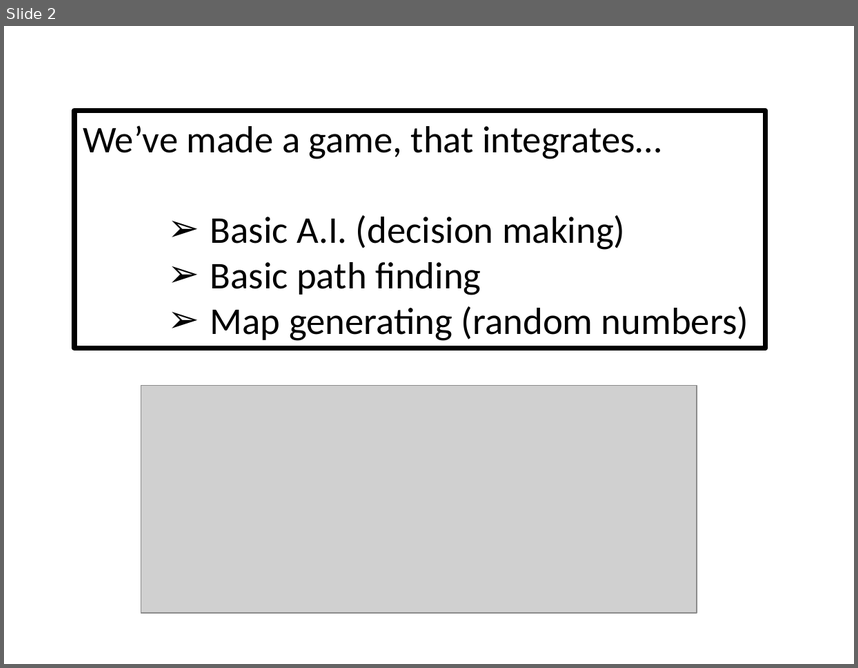
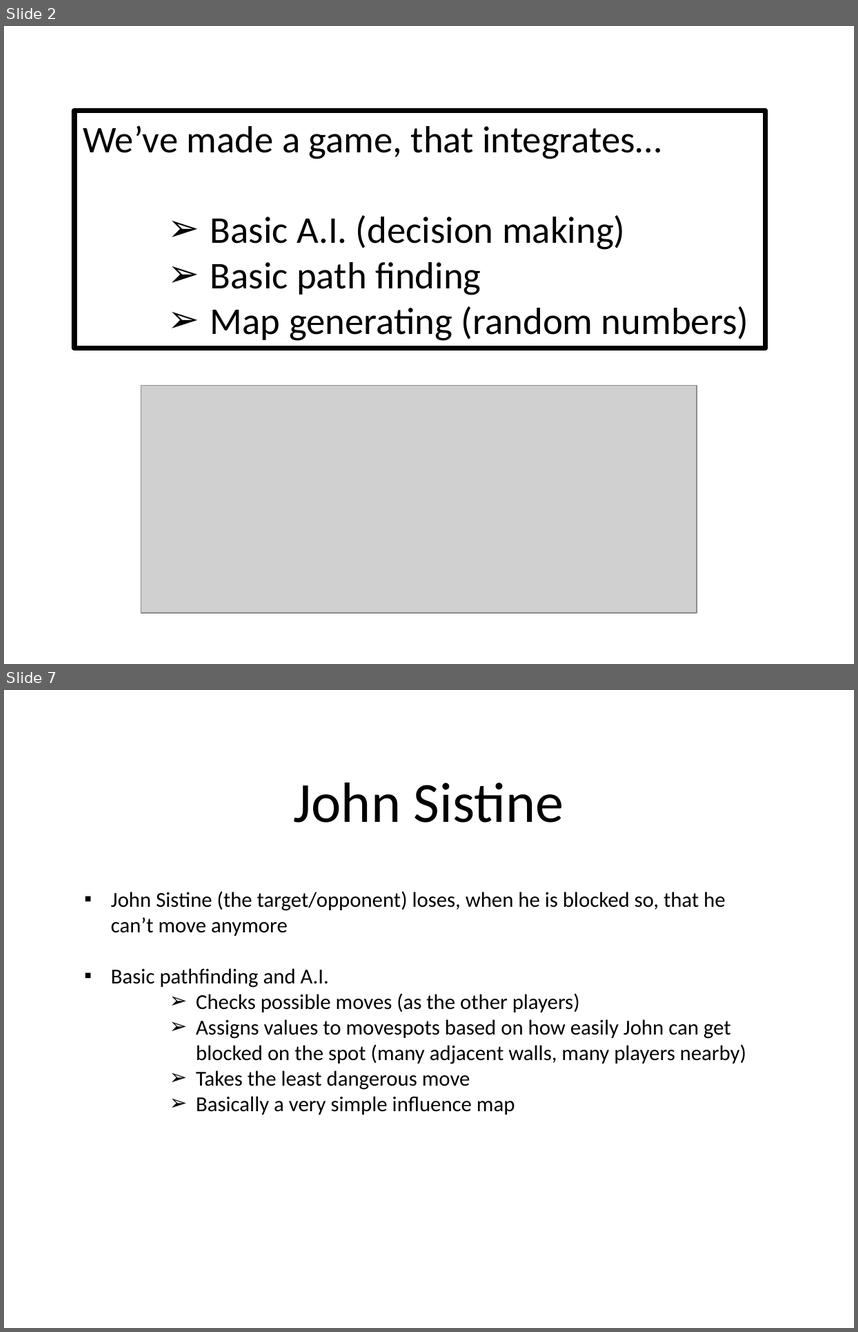
Before and after one commit to Siksjuh/Blocker, a slide deck: BlockerPresentation.pptx. Shown one above the other, each under a label of ours: slide 2 before the commit, slides 2 and 7 after it; the slides between them are not shown. The pictures are 858x668 and 858x1332 pixels, drawn with LibreOffice and Linux fonts; fonts in the diff are those of the drawing; grey boxes stand for pictures. Boxes give left, top, right and bottom in pixels: in the first picture for what was removed or moved away, otherwise in the second. Text is boxed around its words. In the diff, an @@ line names an element or a change of style, - is before the commit and + after.

```diff
--- a/BlockerPresentation.pptx
+++ b/BlockerPresentation.pptx
@@ slide 7 added at [4, 690, 854, 1328], background #FFFFFF @@
@@ text added at [294, 782, 564, 822], 48 pt, text #000000 @@
+John Sistine
@@ text added at [111, 891, 746, 1114], 18 pt, text #000000 @@
+▪ John Sistine (the target/opponent) loses, when he is blocked so, that he can’t move anymore
+▪ Basic pathfinding and A.I.
+    ➢ Checks possible moves (as the other players)
+    ➢ Assigns values to movespots based on how easily John can get blocked on the spot (many adjacent walls, many players nearby)
+    ➢ Takes the least dangerous move
+    ➢ Basically a very simple influence map
```
Also in this commit, not shown: 1 slide changed, 3 other slides added.
